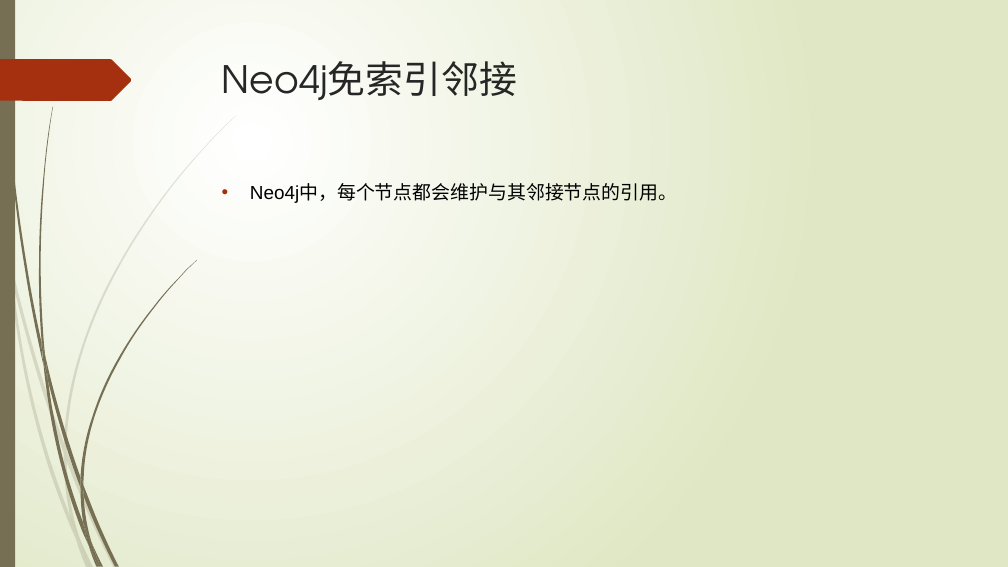
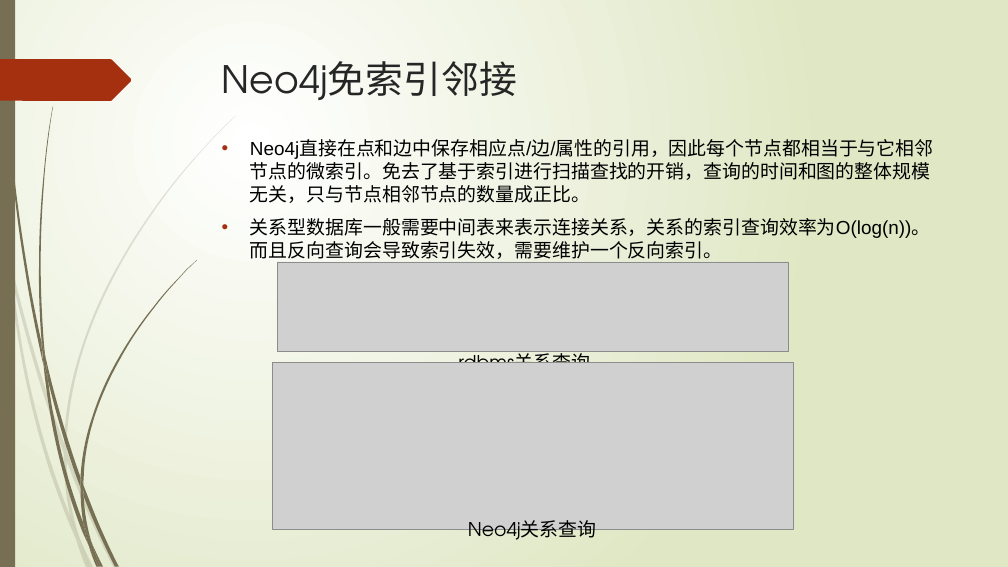
Before and after one commit to xljnc/thor, a slide deck: slide 17 of doc/Neo4j简介.pptx. Drawn at 1008x567 pixels with LibreOffice and Linux fonts; fonts in the diff are those of the drawing; grey boxes stand for pictures. Boxes give left, top, right and bottom in pixels: in the first picture for what was removed or moved away, otherwise in the second. Text is boxed around its words. In the diff, an @@ line names an element or a change of style, - is before the commit and + after.

```diff
--- a/doc/Neo4j简介.pptx
+++ b/doc/Neo4j简介.pptx
@@ text at [250, 141, 934, 259]: text changed @@
-• Neo4j中，每个节点都会维护与其邻接节点的引用。
+• Neo4j直接在点和边中保存相应点/边/属性的引用，因此每个节点都相当于与它相邻节点的微索引。免去了基于索引进行扫描查找的开销，查询的时间和图的整体规模无关，只与节点相邻节点的数量成正比。
+• 关系型数据库一般需要中间表来表示连接关系，关系的索引查询效率为O(log(n))。
+  而且反向查询会导致索引失效，需要维护一个反向索引。
@@ picture added at [278, 262, 789, 351] @@
@@ text added at [458, 351, 590, 363], 18 pt, text #000000 @@
+rdbms关系查询
@@ picture added at [272, 362, 794, 529] @@
@@ text added at [468, 520, 597, 540], 18 pt, text #000000 @@
+Neo4j关系查询
```
Also in this commit, not shown: 1 other slide changed, 1 slide added.
